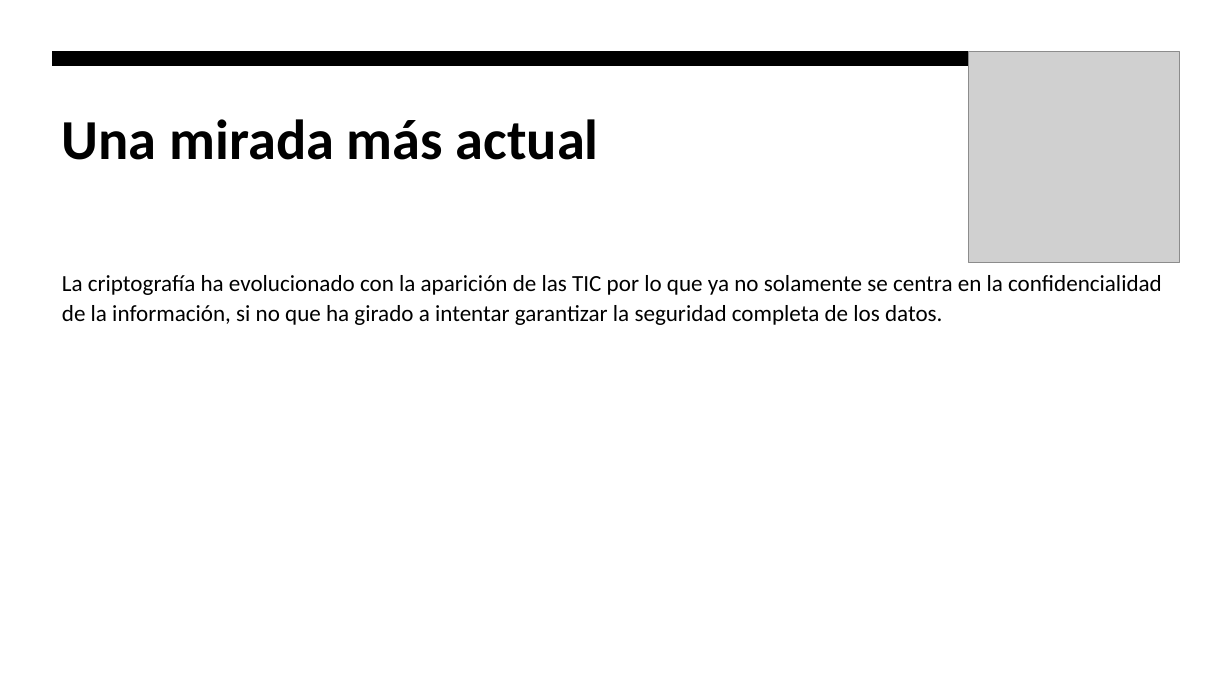
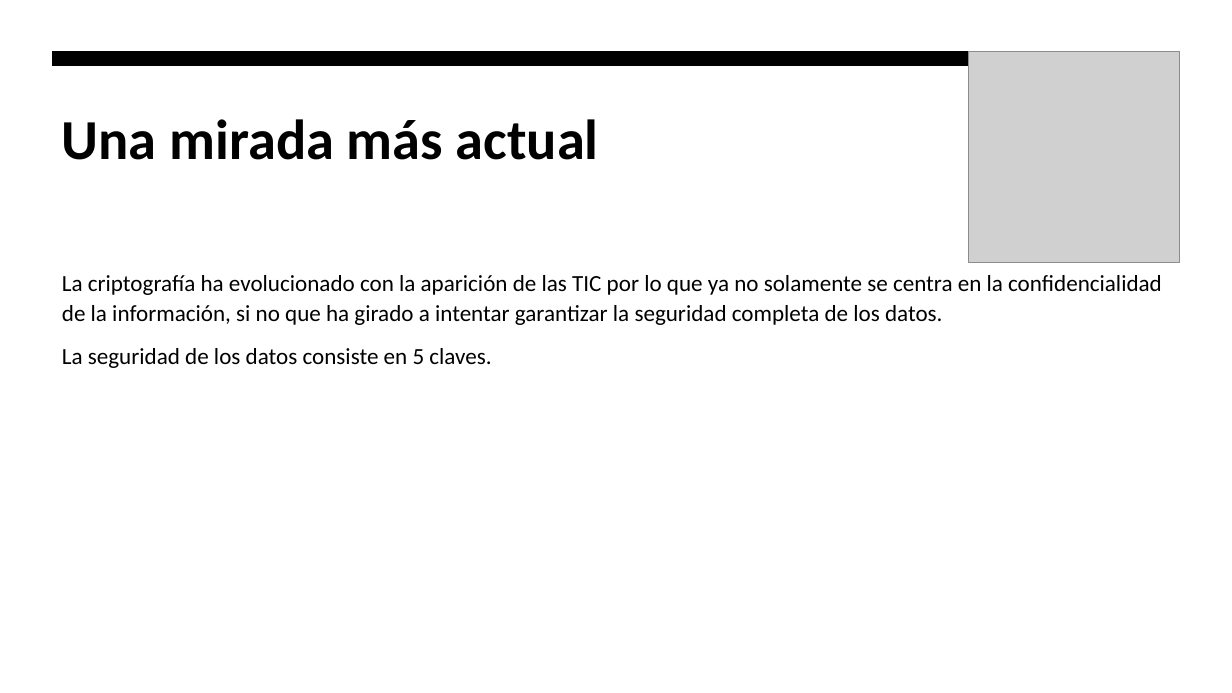
Before and after one commit to hombrefrustrado/criptografia-presentaci-n, a slide deck: slide 6 of criptografía teorica.pptx. Drawn at 1232x693 pixels with LibreOffice and Linux fonts; fonts in the diff are those of the drawing; grey boxes stand for pictures. Boxes give left, top, right and bottom in pixels: in the first picture for what was removed or moved away, otherwise in the second. Text is boxed around its words. In the diff, an @@ line names an element or a change of style, - is before the commit and + after.

```diff
--- a/criptografía teorica.pptx
+++ b/criptografía teorica.pptx
@@ text at (x1=62, y1=348, x2=491, y2=368): paragraph added @@
+La seguridad de los datos consiste en 5 claves.
```
Also in this commit, not shown: 3 other slides changed, 6 slides added, 2 slides removed, 3 other files.
